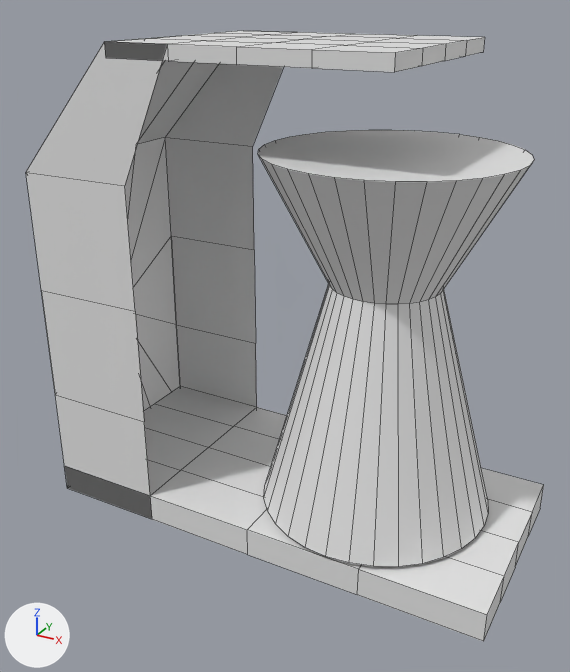
One commit to the Blender file 01-Models/mb-Kaffeemaschine.blend: the scene before it, then after it.
Camera for both pictures: a 50 mm lens placed at (1.31, -3.16, 2.17), pointed at (-0.14, -0.52, 0.85). Every picture has the same lights, and +X, +Y and +Z are marked at lower left. Mesh edges are drawn as thin lines.
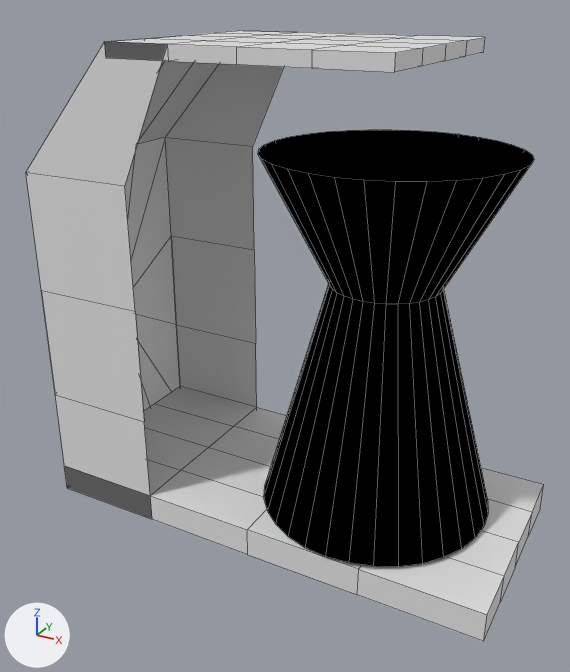
Changed parts and their boxes [x1, y1, x2, y2] in the pictures (570 x 672 px):
'Cylinder', recoloured (grey to black)
    both: [258, 130, 534, 567]

Diff of the bpy script that builds the scene:
```diff
--- a/01-Models/mb-Kaffeemaschine.blend.py
+++ b/01-Models/mb-Kaffeemaschine.blend.py
@@ mat_material_001 @@
+mat_material_001 = diffuse_material('Material.001')
+mat_material_001.base_color = (0.0, 0.0, 0.0)  # black #000000
@@ me_cylinder @@
 me_cylinder.from_pydata(...)  # 96 vertices, 66 faces; spans x -1.01..1.01, y -1.01..1.01, z -1.0..2.05
+me_cylinder.materials.append(mat_material_001)  # black #000000
```
